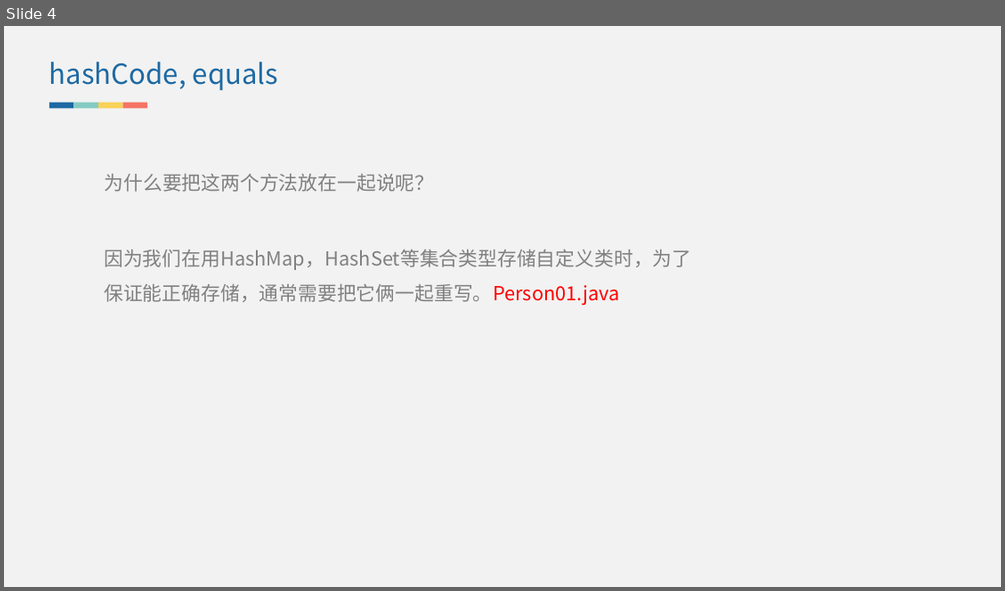
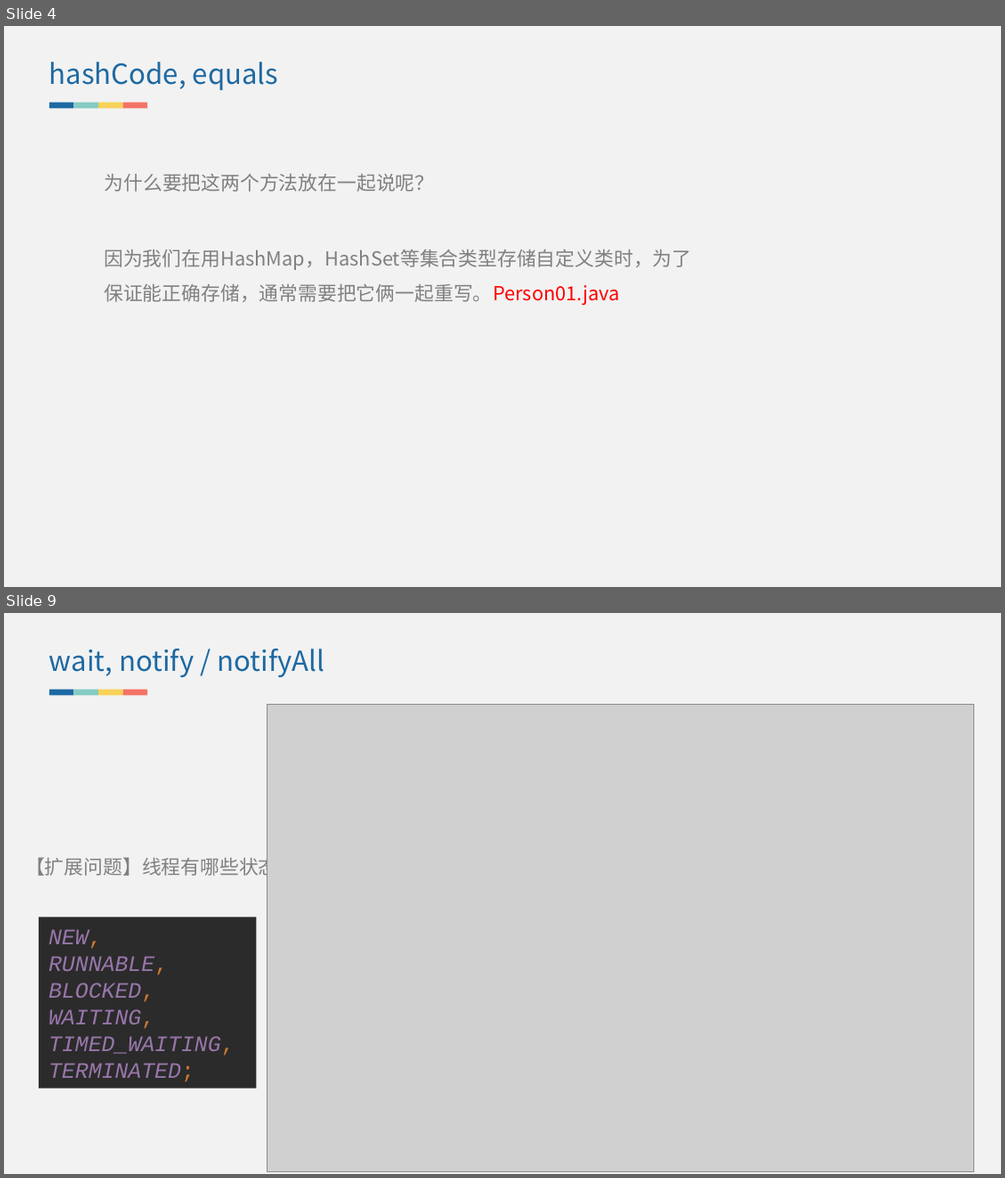
Before and after one commit to lvjiuluan/idea-projects, a slide deck: presentation/介绍一下 Object 常见方法？/介绍一下 Object 常见方法？.pptx. Shown one above the other, each under a label of ours: slide 4 before the commit, slides 4 and 9 after it; the slides between them are not shown. The pictures are 1005x591 and 1005x1178 pixels, drawn with LibreOffice and Linux fonts; fonts in the diff are those of the drawing; grey boxes stand for pictures. Boxes give left, top, right and bottom in pixels: in the first picture for what was removed or moved away, otherwise in the second. Text is boxed around its words. In the diff, an @@ line names an element or a change of style, - is before the commit and + after.

```diff
--- a/presentation/介绍一下 Object 常见方法？/介绍一下 Object 常见方法？.pptx
+++ b/presentation/介绍一下 Object 常见方法？/介绍一下 Object 常见方法？.pptx
@@ slide 9 added at <box>4,613,1001,1174</box>, background #F2F2F2 @@
@@ text added at <box>49,649,324,678</box>, 20 pt, text #1D69A3 @@
+wait, notify / notifyAll
@@ group added at <box>50,690,147,696</box>: 4 rectangles @@
@@ picture added at <box>267,705,974,1172</box> @@
@@ text added at <box>25,854,297,879</box>, 14 pt, text #808080 @@
+【扩展问题】线程有哪些状态？
@@ rectangle added at <box>39,917,256,1088</box>, fill #2B2B2B, 16 pt, text #9876AA, italic @@
+NEW,
+RUNNABLE,
+BLOCKED,
+WAITING,
+TIMED_WAITING,
+TERMINATED;
```
Also in this commit, not shown: 1 slide changed, 6 other slides added, 5 other files.
